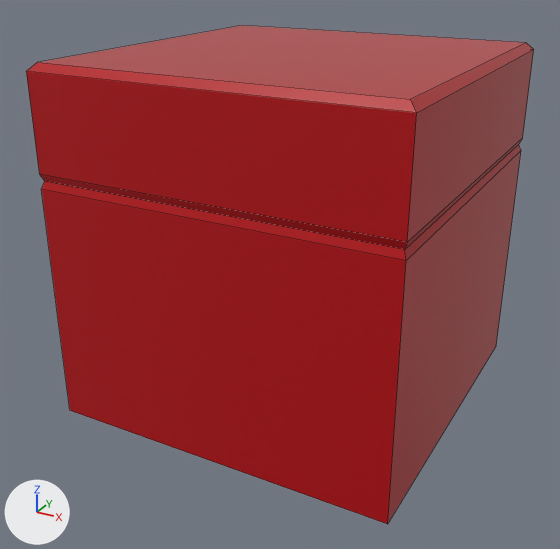
Two versions of the OBJ model SRE_project/project/skull_basher_td/assets/worldMapAssets/BuildableBlock01D.obj, one commit apart.
Rendered twice from a camera (50 mm lens) standing at (1.96, -3.8, 1.58) and looking at (-0.05, -0.15, -0.25). Every picture has the same lights, and +X, +Y and +Z are marked at lower left. Mesh edges are drawn as thin lines. Where no turn or scale is listed for an object, it has been applied to the vertices.

Names of what the first picture shows: 'Floor01_Cube.014'.
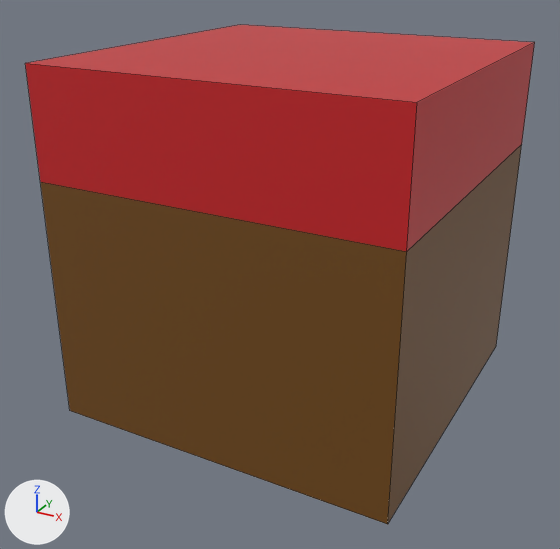
Changed parts and their boxes [x1, y1, x2, y2] in the pictures (560 x 549 px):
'Floor01_Cube.014', reshaped: before [26, 25, 534, 524]; after [25, 25, 535, 524]
part 1 of me_floor01_cube_014, cut back: before [26, 43, 534, 260]; after [25, 43, 535, 252]
part 2 of me_floor01_cube_014, recoloured (red to brown): [41, 151, 521, 524] in both
part 3 of me_floor01_cube_014, recoloured (brown to red): before [38, 25, 526, 99]; after [29, 25, 535, 102]

The edits, one by one:
Material 'gras.003' (mat_gras_003) is new.
Its base color is (0.584, 0.0144, 0.0185) (red #c92025).
Its roughness is 0.431.
Material 'dirt.002' (mat_dirt_002) is new.
Its base color is (0.171, 0.0685, 0.007) (brown #734a14).
Its roughness is 0.526.
me_floor01_cube_014 is used by ob_floor01_cube_014; location (0.0, 0.0, 0.0).
me_floor01_cube_014 had 24 vertices, 22 faces and spanned x -1.0..1.0, y -1.0..1.0, z -1.0..1.0.
me_floor01_cube_014 now has 12 vertices, 10 faces and spans x -1.0..1.0, y -1.0..1.0, z -1.0..1.0.
Part 1, on me_floor01_cube_014:
12 vertices are removed from x -1.0..1.0, y -1.0..1.0, z 0.4..0.96.
16 faces are deleted.
4 vertices in x -1.0..1.0, y -1.0..1.0, z 0.36 move by (0.0, 0.0, 0.04).
4 vertices move from x -0.96..0.96, y -0.96..0.96, z 1.0 to x -1.0..1.0, y -1.0..1.0, z 1.0.
4 new faces join them, mat_gras_003 (red #c92025).
me_floor01_cube_014 part 2: 5 faces spanning x -1.0..1.0, y -1.0..1.0, z -1.0..0.4 switch from mat_none_014 (red #b8000d) to mat_dirt_002 (brown #734a14).
me_floor01_cube_014 part 3: 1 face spanning x -1.0..1.0, y -1.0..1.0, z 1.0 switches from mat_none_014 (red #b8000d) to mat_gras_003 (red #c92025).
me_floor01_cube_014 now uses material mat_gras_003 (red #c92025).
